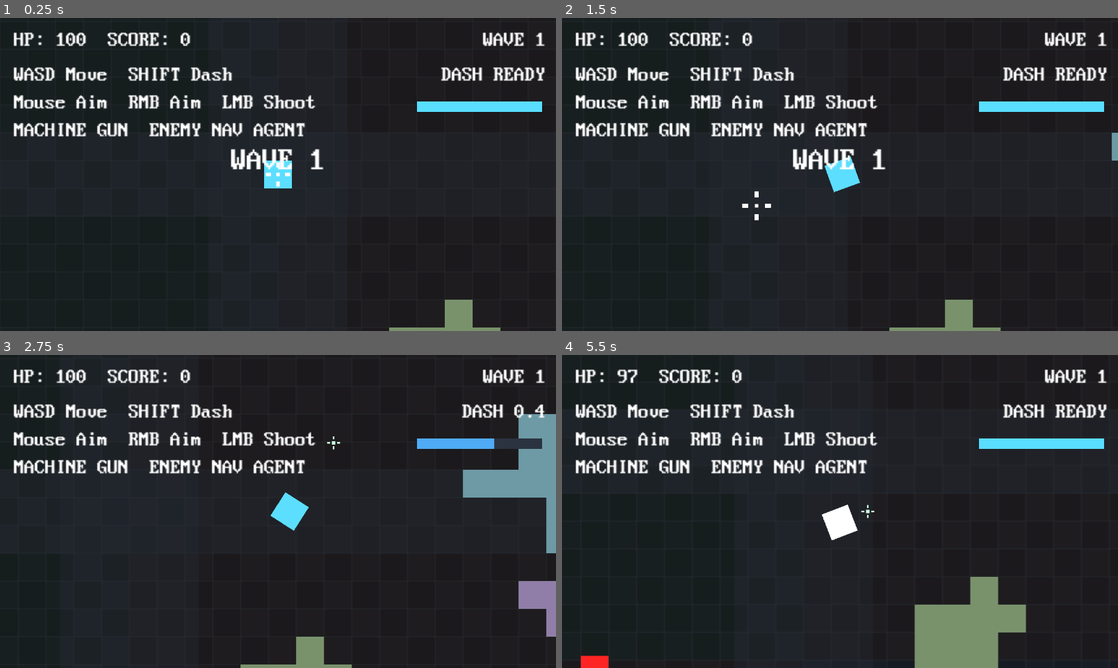
Above: before the commit, frames 1-4 (two rows, left to right).
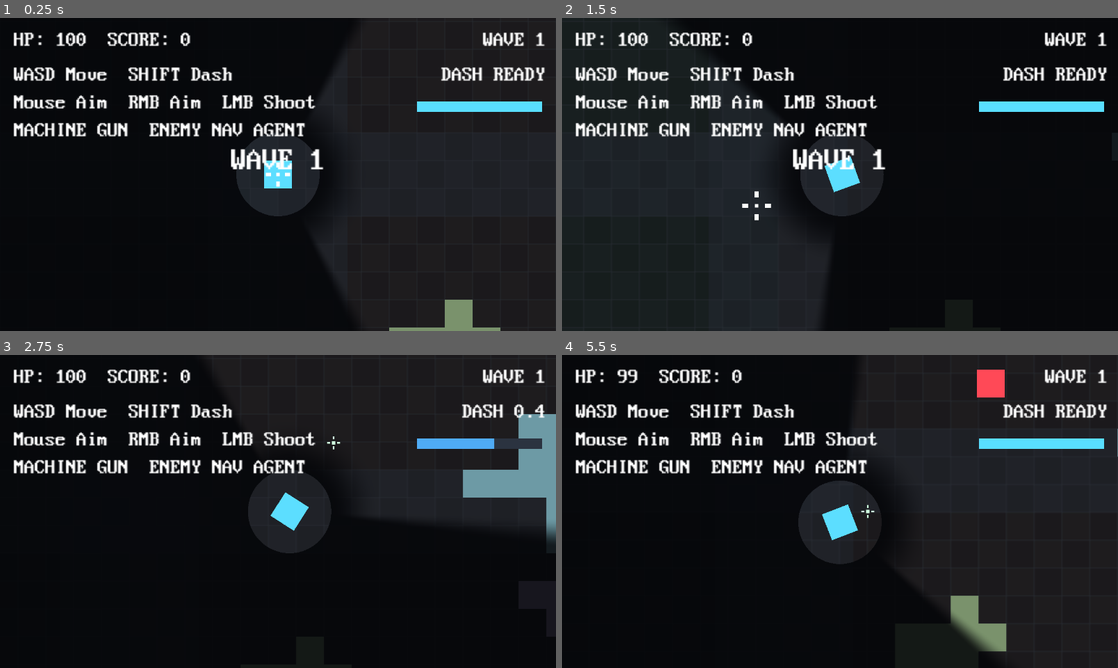
Above: after the commit, the same moments.

Repository: xunx-ii/Simple
Game: Godot game, scene res://scenes/main.tscn
Two runs of this game, one before a commit and one after it. Both use one fixed random seed, a clock stepped at 60 frames per second and the inputs below.
Inputs (mouse positions are in pixels of both pictures, inside the frame that each line leads up to):
- Up to frame 1 (0.25 s): no input
- Up to frame 2 (1.5 s): tap Enter at 0.5 s; move the mouse to (962, 158) at 0.52 s; hold D (move_right) 0.53-1.25 s; hold Right mouse button (aim) 0.53-1.25 s; click (962, 158) at 0.67 s; drag from (728, 190) to (812, 237) at 1.27 s
- Up to frame 3 (2.75 s): move the mouse to (333, 442) at 2.02 s; hold D (move_right) from 2.03 s (still down); hold Right mouse button (aim) from 2.03 s (still down); tap Shift (dash) at 2.1 s; click (333, 442) at 2.17 s
- Up to frame 4 (5.5 s): release D (move_right) at 2.75 s; release Right mouse button (aim) at 2.75 s; drag from (812, 574) to (673, 464) at 2.77 s; tap R (restart) at 3.5 s; move the mouse to (1006, 558) at 3.52 s; hold A (move_left) 3.53-4.25 s; hold Right mouse button (aim) 3.53-4.25 s; tap X at 3.6 s; click (1006, 558) at 3.67 s; drag from (673, 464) to (756, 433) at 4.27 s; move the mouse to (867, 511) at 5.02 s; hold S (move_down) from 5.03 s (still down); hold Right mouse button (aim) from 5.03 s (still down); tap Keypad Enter at 5.1 s; click (867, 511) at 5.17 s

The runs differ from the first frame. In frame 1, 29% of the frame differs, in the area x 0-64%, y 0-100%; in frame 2, 22%; in frame 3, 35%, in the area x 0-100%, y 0-100%; in frame 4, 33%.

Commit message:
添加战争迷雾与伤害提示

Diff:
--- a/scenes/main.tscn
+++ b/scenes/main.tscn
@@ -1,9 +1,11 @@
-[gd_scene load_steps=5 format=3]
+[gd_scene load_steps=7 format=3]
 
 [ext_resource type="Script" path="res://scripts/main.gd" id="1"]
 [ext_resource type="PackedScene" path="res://scenes/actors/player.tscn" id="2"]
 [ext_resource type="FontFile" path="res://assets/fonts/vonwaon.ttf" id="3"]
 [ext_resource type="PackedScene" path="res://scenes/ui/crosshair.tscn" id="4"]
+[ext_resource type="Script" path="res://scripts/ui/fog_of_war.gd" id="5"]
+[ext_resource type="Script" path="res://scripts/ui/damage_indicator.gd" id="6"]
 
 [node name="Main" type="Node2D"]
 script = ExtResource("1")
@@ -26,6 +28,9 @@
 autostart = true
 
 [node name="CanvasLayer" type="CanvasLayer" parent="."]
+
+[node name="FogOverlay" type="ColorRect" parent="CanvasLayer"]
+script = ExtResource("5")
 
 [node name="ScoreLabel" type="Label" parent="CanvasLayer"]
 offset_left = 8.0
@@ -99,4 +104,7 @@
 theme_override_fonts/font = ExtResource("3")
 theme_override_font_sizes/font_size = 18
 
+[node name="DamageIndicators" type="Node2D" parent="CanvasLayer"]
+script = ExtResource("6")
+
 [node name="Crosshair" parent="CanvasLayer" instance=ExtResource("4")]
--- a/scripts/actors/enemy.gd
+++ b/scripts/actors/enemy.gd
@@ -15,11 +15,12 @@
 const DEFAULT_MAX_HEALTH := 2
 const DEFAULT_ATTACK_COOLDOWN := 1.0
 const DEFAULT_SIGHT_RANGE := 224.0
-const DEFAULT_ATTACK_RANGE := 168.0
-const DEFAULT_PATROL_RADIUS := 112.0
+const DEFAULT_ATTACK_RANGE := 120.0
+const DEFAULT_PATROL_RADIUS := 148.0
 const DEFAULT_CHASE_SPEED_MULTIPLIER := 1.22
-const WANDER_SPEED_MULTIPLIER := 0.62
-const PATROL_SPEED_MULTIPLIER := 0.82
+const WANDER_SPEED_MULTIPLIER := 0.72
+const PATROL_SPEED_MULTIPLIER := 0.96
+const PATROL_POINT_COUNT := 5
 const BODY_MARGIN := 8.0
 
 var arena_rect: Rect2 = Rect2(Vector2.ZERO, Vector2(1280.0, 720.0))
@@ -263,9 +264,7 @@
 
 func _build_patrol_points() -> void:
     patrol_points.clear()
-    patrol_points.append(home_position)
-
-    for _index in range(3):
+    for _index in range(PATROL_POINT_COUNT):
         patrol_points.append(_pick_random_patrol_point())
 
     patrol_index = 0
@@ -288,8 +287,15 @@
 func _advance_patrol_point() -> void:
     if patrol_points.is_empty():
         _build_patrol_points()
-
-    patrol_index = (patrol_index + 1) % patrol_points.size()
+        _set_navigation_target(movement_target)
+        return
+
+    patrol_index += 1
+    if patrol_index >= patrol_points.size():
+        _build_patrol_points()
+        _set_navigation_target(movement_target)
+        return
+
     movement_target = patrol_points[patrol_index]
     _set_navigation_target(movement_target)
 
@@ -304,15 +310,17 @@
 
     match current_state:
         State.WANDER:
-            state_timer = randf_range(0.8, 1.7)
+            state_timer = randf_range(0.3, 0.75)
             movement_target = _pick_random_patrol_point()
         State.PATROL:
             state_timer = 0.0
             if patrol_points.is_empty():
                 _build_patrol_points()
+            elif global_position.distance_to(patrol_points[patrol_index]) <= 8.0:
+                _advance_patrol_point()
             movement_target = patrol_points[patrol_index]
         State.ALERT:
-            state_timer = 0.5
+            state_timer = 0.3
             velocity = Vector2.ZERO
         State.CHASE:
             state_timer = 1.8
--- a/scripts/actors/player.gd
+++ b/scripts/actors/player.gd
@@ -5,6 +5,7 @@
 
 signal shoot_requested(projectiles: Array)
 signal health_changed(current_health: int)
+signal hidden_hit_received(source_position: Vector2)
 signal defeated
 
 const PLAYER_COLOR := Color(0.360784, 0.870588, 1.0, 1.0)
@@ -21,6 +22,7 @@
 const CAMERA_SHAKE_DECAY := 26.0
 const MAX_CAMERA_SHAKE := 6.0
 const MAX_SPRITE_KICK := 5.0
+const VISION_CONE_DEGREES := 120.0
 
 var arena_rect: Rect2 = Rect2(Vector2.ZERO, Vector2(320.0, 180.0))
 var aim_direction: Vector2 = Vector2.RIGHT
@@ -90,6 +92,9 @@
     if is_dead or hit_invulnerability_remaining > 0.0 or dash_time_remaining > 0.0:
         return
 
+    if not is_point_in_vision(source_position):
+        hidden_hit_received.emit(source_position)
+
     current_health = max(current_health - max(damage, 1), 0)
     hit_invulnerability_remaining = HIT_INVULNERABILITY
 
@@ -164,6 +169,20 @@
 
 func is_in_aim_mode() -> bool:
     return is_aiming
+
+func get_view_direction() -> Vector2:
+    return aim_direction if aim_direction != Vector2.ZERO else Vector2.RIGHT
+
+func get_vision_cone_degrees() -> float:
+    return VISION_CONE_DEGREES
+
+func is_point_in_vision(world_point: Vector2) -> bool:
+    var to_point := world_point - global_position
+    if to_point.length_squared() <= 1.0:
+        return true
+
+    var half_angle_cos: float = cos(deg_to_rad(VISION_CONE_DEGREES * 0.5))
+    return get_view_direction().dot(to_point.normalized()) >= half_angle_cos
 
 func _start_dash(input_vector: Vector2) -> void:
     dash_direction = input_vector if input_vector.length_squared() > 0.0 else aim_direction
--- a/scripts/main.gd
+++ b/scripts/main.gd
@@ -52,6 +52,8 @@
 @onready var dash_label: Label = $CanvasLayer/DashLabel
 @onready var dash_bar_fill: ColorRect = $CanvasLayer/DashBarFill
 @onready var banner_label: Label = $CanvasLayer/BannerLabel
+@onready var fog_overlay: ColorRect = $CanvasLayer/FogOverlay
+@onready var damage_indicators: Node2D = $CanvasLayer/DamageIndicators
 @onready var crosshair: Node2D = $CanvasLayer/Crosshair
 
 func _ready() -> void:
@@ -63,6 +65,10 @@
 	_rebuild_navigation_region()
 
 	player.configure_arena(WORLD_RECT)
+	if fog_overlay != null and fog_overlay.has_method("setup"):
+		fog_overlay.setup(player)
+	if damage_indicators != null and damage_indicators.has_method("setup"):
+		damage_indicators.setup(player)
 	if crosshair != null and crosshair.has_method("setup"):
 		crosshair.setup(player)
 	player.shoot_requested.connect(_on_player_shoot_requested)
@@ -84,6 +90,7 @@
 		if banner_time_remaining == 0.0 and not game_over:
 			banner_label.text = ""
 
+	_update_enemy_visibility()
 	_update_ui()
 
 func _exit_tree() -> void:
@@ -145,6 +152,7 @@
 	enemy.tree_exited.connect(_on_enemy_tree_exited)
 	enemies.add_child(enemy)
 	enemy.setup(player, WORLD_RECT, _build_enemy_config(), self)
+	enemy.visible = player.is_point_in_vision(enemy.global_position)
 	enemies_alive += 1
 	enemies_remaining_to_spawn -= 1
 
@@ -251,10 +259,21 @@
 		"touch_damage": 1,
 		"attack_cooldown": max(1.05 - current_wave * 0.04, 0.5),
 		"sight_range": 224.0 + current_wave * 8.0,
-		"attack_range": 164.0 + current_wave * 6.0,
-		"patrol_radius": 112.0 + current_wave * 6.0,
+		"attack_range": 108.0 + current_wave * 4.0,
+		"patrol_radius": 152.0 + current_wave * 8.0,
 		"chase_speed_multiplier": 1.18 + current_wave * 0.015
 	}
+
+func _update_enemy_visibility() -> void:
+	if not is_instance_valid(player):
+		return
+
+	for enemy_node in enemies.get_children():
+		var enemy := enemy_node as Node2D
+		if enemy == null:
+			continue
+
+		enemy.visible = player.visible and player.is_point_in_vision(enemy.global_position)
 
 func spawn_bullet(origin: Vector2, direction: Vector2, config: Dictionary = {}) -> void:
 	var bullet = BulletScene.instantiate()
--- /dev/null
+++ b/scripts/ui/damage_indicator.gd
@@ -0,0 +1,86 @@
+class_name DamageIndicatorUI
+extends Node2D
+
+const INDICATOR_LIFETIME := 0.55
+const INDICATOR_RADIUS := 34.0
+const INDICATOR_LENGTH := 15.0
+const INDICATOR_WIDTH := 3.0
+const INDICATOR_COLOR := Color(1.0, 0.180392, 0.180392, 1.0)
+const MAX_INDICATORS := 6
+
+var player: Node2D
+var indicators: Array[Dictionary] = []
+
+func _ready() -> void:
+	z_index = 15
+	visible = false
+
+func setup(player_node: Node2D) -> void:
+	var hidden_hit_callable := Callable(self, "_on_hidden_hit_received")
+	if is_instance_valid(player) and player.is_connected("hidden_hit_received", hidden_hit_callable):
+		player.disconnect("hidden_hit_received", hidden_hit_callable)
+
+	player = player_node
+	if is_instance_valid(player):
+		player.connect("hidden_hit_received", hidden_hit_callable)
+
+func _process(delta: float) -> void:
+	if indicators.is_empty():
+		visible = false
+		return
+
+	visible = true
+	for index in range(indicators.size() - 1, -1, -1):
+		var indicator := indicators[index]
+		indicator["time_left"] = max(float(indicator.get("time_left", 0.0)) - delta, 0.0)
+		if indicator["time_left"] <= 0.0:
+			indicators.remove_at(index)
+			continue
+
+		indicators[index] = indicator
+
+	queue_redraw()
+
+func _draw() -> void:
+	if not is_instance_valid(player):
+		return
+
+	var player_screen_position := player.get_global_transform_with_canvas().origin
+	for indicator in indicators:
+		var direction: Vector2 = indicator.get("direction", Vector2.ZERO)
+		if direction == Vector2.ZERO:
+			continue
+
+		var lifetime: float = indicator.get("lifetime", INDICATOR_LIFETIME)
+		var alpha: float = clampf(float(indicator.get("time_left", 0.0)) / lifetime, 0.0, 1.0)
+		var anchor := player_screen_position + direction * INDICATOR_RADIUS
+		var tangent := Vector2(-direction.y, direction.x)
+		var half_length := tangent * INDICATOR_LENGTH * 0.5
+		var glow_color := INDICATOR_COLOR
+		glow_color.a = alpha * 0.28
+		var bar_color := INDICATOR_COLOR
+		bar_color.a = alpha
+
+		draw_line(anchor - half_length * 1.35, anchor + half_length * 1.35, glow_color, INDICATOR_WIDTH + 4.0, true)
+		draw_line(anchor - half_length, anchor + half_length, bar_color, INDICATOR_WIDTH, true)
+
+func _on_hidden_hit_received(source_position: Vector2) -> void:
+	if not is_instance_valid(player):
+		return
+
+	var direction := source_position - player.global_position
+	if direction == Vector2.ZERO:
+		return
+
+	indicators.append(
+		{
+			"direction": direction.normalized(),
+			"time_left": INDICATOR_LIFETIME,
+			"lifetime": INDICATOR_LIFETIME
+		}
+	)
+
+	while indicators.size() > MAX_INDICATORS:
+		indicators.remove_at(0)
+
+	queue_redraw()
--- /dev/null
+++ b/scripts/ui/fog_of_war.gd
@@ -0,0 +1,68 @@
+class_name FogOfWarUI
+extends ColorRect
+
+const FogShader := preload("res://shaders/fog_of_war.gdshader")
+const OVERLAY_COLOR := Color(0.015686, 0.019608, 0.031373, 0.86)
+const INNER_RADIUS := 24.0
+const EDGE_SOFTNESS := 28.0
+
+var player: Node2D
+
+func _ready() -> void:
+	set_anchors_preset(Control.PRESET_FULL_RECT)
+	offset_left = 0.0
+	offset_top = 0.0
+	offset_right = 0.0
+	offset_bottom = 0.0
+	mouse_filter = Control.MOUSE_FILTER_IGNORE
+	color = Color.WHITE
+	z_index = -10
+
+	var shader_material := ShaderMaterial.new()
+	shader_material.shader = FogShader
+	material = shader_material
+	_update_shader()
+
+func setup(player_node: Node2D) -> void:
+	player = player_node
+	_update_shader()
+
+func _process(_delta: float) -> void:
+	if not is_instance_valid(player) or not player.visible:
+		visible = false
+		return
+
+	visible = true
+	_update_shader()
+
+func _notification(what: int) -> void:
+	if what == NOTIFICATION_RESIZED:
+		_update_shader()
+
+func _update_shader() -> void:
+	var shader_material := material as ShaderMaterial
+	if shader_material == null:
+		return
+
+	var viewport_size := get_viewport_rect().size
+	var player_screen_position := viewport_size * 0.5
+	var view_direction := Vector2.RIGHT
+	var cone_angle_degrees := 120.0
+
+	if is_instance_valid(player):
+		player_screen_position = player.get_global_transform_with_canvas().origin
+		if player.has_method("get_view_direction"):
+			view_direction = player.call("get_view_direction")
+		if player.has_method("get_vision_cone_degrees"):
+			cone_angle_degrees = player.call("get_vision_cone_degrees")
+
+	if view_direction == Vector2.ZERO:
+		view_direction = Vector2.RIGHT
+
+	shader_material.set_shader_parameter("viewport_size", viewport_size)
+	shader_material.set_shader_parameter("player_screen_pos", player_screen_position)
+	shader_material.set_shader_parameter("view_direction", view_direction.normalized())
+	shader_material.set_shader_parameter("cone_angle_radians", deg_to_rad(cone_angle_degrees))
+	shader_material.set_shader_parameter("inner_radius", INNER_RADIUS)
+	shader_material.set_shader_parameter("edge_softness", EDGE_SOFTNESS)
+	shader_material.set_shader_parameter("overlay_color", OVERLAY_COLOR)
--- /dev/null
+++ b/shaders/fog_of_war.gdshader
@@ -0,0 +1,36 @@
+shader_type canvas_item;
+render_mode unshaded;
+
+uniform vec2 viewport_size = vec2(320.0, 180.0);
+uniform vec2 player_screen_pos = vec2(160.0, 90.0);
+uniform vec2 view_direction = vec2(1.0, 0.0);
+uniform float cone_angle_radians = 2.094395;
+uniform float inner_radius = 24.0;
+uniform float edge_softness = 28.0;
+uniform vec4 overlay_color : source_color = vec4(0.015686, 0.019608, 0.031373, 0.86);
+
+void fragment() {
+	vec2 pixel = UV * viewport_size;
+	vec2 delta = pixel - player_screen_pos;
+	float distance_to_player = length(delta);
+
+	vec2 forward = view_direction;
+	if (length(forward) < 0.001) {
+		forward = vec2(1.0, 0.0);
+	}
+	forward = normalize(forward);
+
+	float overlay_alpha = overlay_color.a;
+	if (distance_to_player <= inner_radius) {
+		overlay_alpha = 0.0;
+	} else if (distance_to_player > 0.001) {
+		vec2 direction_to_pixel = normalize(delta);
+		float cone_cos = cos(cone_angle_radians * 0.5);
+		float facing = dot(forward, direction_to_pixel);
+		float cone_mask = smoothstep(cone_cos - 0.08, cone_cos + 0.02, facing);
+		float radius_mask = smoothstep(inner_radius, inner_radius + edge_softness, distance_to_player);
+		overlay_alpha *= 1.0 - (cone_mask * radius_mask);
+	}
+
+	COLOR = vec4(overlay_color.rgb, overlay_alpha);
+}
Not shown, added: scripts/ui/damage_indicator.gd.uid
Not shown, added: scripts/ui/fog_of_war.gd.uid
Not shown, added: shaders/fog_of_war.gdshader.uid
